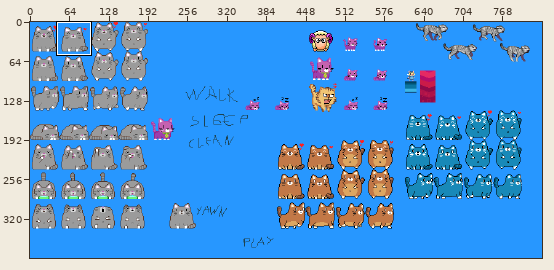
Sprite sheet: ClickDev.gmx/GFX/player.png. The first picture is a wide view before the edit; the outline marks the close-up.
Close-up. Earlier state:
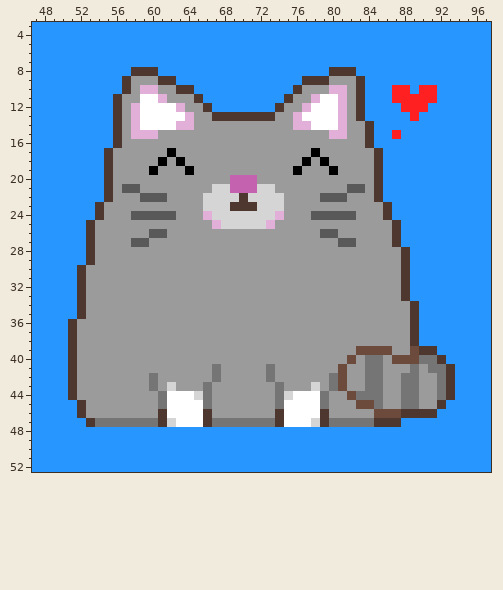
The file is 832x384 pixels. Colours within 5 levels of each other are drawn and written as one. Shown: x 47..97, y 3..52. The commit also changed other parts of the picture, which this record leaves out.
Once edited:
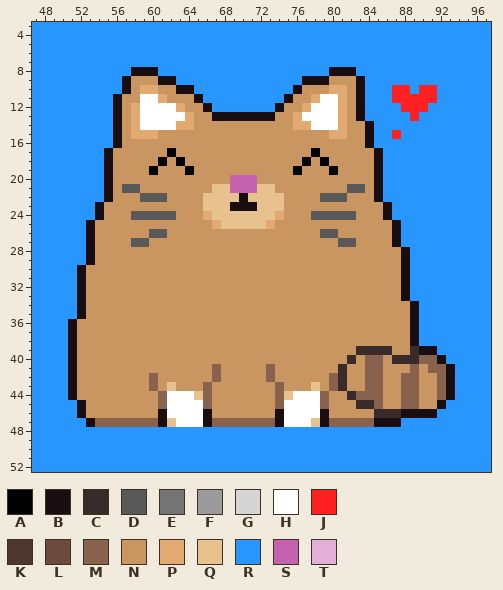
Palette (. is transparent): A #000000  B #180e12  C #392b2a  D #595959  E #757575  F #9b9b9b  G #d5d5d5  H #ffffff  J #ff2121  K #4e372e  L #6c4a3c  M #89624d  N #c99560  P #e2a971  Q #e8c28e  R #2797ff  S #c562b0  T #e1afd7
The edit:
@@ x 47..97 @@
  7 RRRRRRRRRRRRRRRRRRRRRRRRRRRRRRRRRRRRRRRRRRRRRRRRRRR
- 8 RRRRRRRRRRRKKKRRRRRRRRRRRRRRRRRRRKKKRRRRRRRRRRRRRRR
- 9 RRRRRRRRRRKFFFKKRRRRRRRRRRRRRRKKKFFFKRRRRRRRRRRRRRR
-10 RRRRRRRRRRKFTTFFKKRRRRRRRRRRRKFFFTTFKRRRJJRJJRRRRRR
-11 RRRRRRRRRKFFHHTFFFKRRRRRRRRRKFFTHHTFKRRRJJJJJRRRRRR
-12 RRRRRRRRRKFTHHHHTFFKRRRRRRRKFFTHHHTFKRRRRJJJRRRRRRR
-13 RRRRRRRRRKFTHHHHHTFFKKKKKKKFFTHHHHTFKRRRRRJRRRRRRRR
-14 RRRRRRRRRKFTHHHHTTFFFFFFFFFFFTTHHHTFFKRRRRRRRRRRRRR
-15 RRRRRRRRRKFTTTFFFFFFFFFFFFFFFFFFFTTFFKRRJRRRRRRRRRR
-16 RRRRRRRRRKFFFFFFFFFFFFFFFFFFFFFFFFFFFKRRRRRRRRRRRRR
-17 RRRRRRRRKFFFFFFAFFFFFFFFFFFFFFFAFFFFFFKRRRRRRRRRRRR
-18 RRRRRRRRKFFFFFAFAFFFFFFFFFFFFFAFAFFFFFKRRRRRRRRRRRR
-19 RRRRRRRRKFFFFAFFFAFFFFFFFFFFFAFFFAFFFFKRRRRRRRRRRRR
-20 RRRRRRRRKFFFFFFFFFFFFFSSSFFFFFFFFFFFFFKRRRRRRRRRRRR
-21 RRRRRRRRKFDDFFFFFFFFGGSSSGGFFFFFFFFDDFKRRRRRRRRRRRR
-22 RRRRRRRRKFFFDDDFFFFGGGGKGGGGFFFFDDDFFFKRRRRRRRRRRRR
-23 RRRRRRRKFFFFFFFFFFFGGGKKKGGGFFFFFFFFFFFKRRRRRRRRRRR
-24 RRRRRRRKFFFDDDDDFFFTGGGGGGGTFFFDDDDDFFFKRRRRRRRRRRR
-25 RRRRRRKFFFFFFFFFFFFFTGGGGGTFFFFFFFFFFFFFKRRRRRRRRRR
-26 RRRRRRKFFFFFFDDFFFFFFFFFFFFFFFFFDDFFFFFFKRRRRRRRRRR
-27 RRRRRRKFFFFDDFFFFFFFFFFFFFFFFFFFFFDDFFFFKRRRRRRRRRR
-28 RRRRRRKFFFFFFFFFFFFFFFFFFFFFFFFFFFFFFFFFFKRRRRRRRRR
-29 RRRRRRKFFFFFFFFFFFFFFFFFFFFFFFFFFFFFFFFFFKRRRRRRRRR
-30 RRRRRKFFFFFFFFFFFFFFFFFFFFFFFFFFFFFFFFFFFKRRRRRRRRR
-31 RRRRRKFFFFFFFFFFFFFFFFFFFFFFFFFFFFFFFFFFFKRRRRRRRRR
-32 RRRRRKFFFFFFFFFFFFFFFFFFFFFFFFFFFFFFFFFFFKRRRRRRRRR
-33 RRRRRKFFFFFFFFFFFFFFFFFFFFFFFFFFFFFFFFFFFKRRRRRRRRR
-34 RRRRRKFFFFFFFFFFFFFFFFFFFFFFFFFFFFFFFFFFFFKRRRRRRRR
-35 RRRRRKFFFFFFFFFFFFFFFFFFFFFFFFFFFFFFFFFFFFKRRRRRRRR
-36 RRRRKFFFFFFFFFFFFFFFFFFFFFFFFFFFFFFFFFFFFFKRRRRRRRR
-37 RRRRKFFFFFFFFFFFFFFFFFFFFFFFFFFFFFFFFFFFFFKRRRRRRRR
-38 RRRRKFFFFFFFFFFFFFFFFFFFFFFFFFFFFFFFFFFFFFKRRRRRRRR
-39 RRRRKFFFFFFFFFFFFFFFFFFFFFFFFFFFFFFFLLLLFFLKKRRRRRR
-40 RRRRKFFFFFFFFFFFFFFFFFFFFFFFFFFFFFFLFEEFLLLEEKRRRRR
-41 RRRRKFFFFFFFFFFFFFFFEFFFFFEFFFFFFFLFFEEFFFEFEEKRRRR
-42 RRRRKFFFFFFFFEFFFFFFEFFFFFEFFFFFFELFFEEFFEEFFEKRRRR
-43 RRRRKFFFFFFFFEFGFFFEFFFFFFFEFFFGFELFFEEFFEEFFEKRRRR
-44 RRRRKFFFFFFFFFEHHHGEFFFFFFFEGHHHEFFLEEEFFEEFFEKRRRR
-45 RRRRRKFFFFFFFFEHHHHEFFFFFFFEHHHHEFFFLLEFFEEFFKRRRRR
-46 RRRRRKFFFFFFFFKHHHHKFFFFFFFKHHHHKFFFFFLLLKKKKRRRRRR
-47 RRRRRRKEEEEEEEKGHHHKEEEEEEEKHHHGKEEEEEKKKRRRRRRRRRR
+ 8 RRRRRRRRRRRBBBRRRRRRRRRRRRRRRRRRRBBBRRRRRRRRRRRRRRR
+ 9 RRRRRRRRRRBNNNBBRRRRRRRRRRRRRRBBBNNNBRRRRRRRRRRRRRR
+10 RRRRRRRRRRBNPPNNBBRRRRRRRRRRRBNNNPPNBRRRJJRJJRRRRRR
+11 RRRRRRRRRBNNHHPNNNBRRRRRRRRRBNNPHHPNBRRRJJJJJRRRRRR
+12 RRRRRRRRRBNPHHHHPNNBRRRRRRRBNNPHHHPNBRRRRJJJRRRRRRR
+13 RRRRRRRRRBNPHHHHHPNNBBBBBBBNNPHHHHPNBRRRRRJRRRRRRRR
+14 RRRRRRRRRBNPHHHHPPNNNNNNNNNNNPPHHHPNNBRRRRRRRRRRRRR
+15 RRRRRRRRRBNPPPNNNNNNNNNNNNNNNNNNNPPNNBRRJRRRRRRRRRR
+16 RRRRRRRRRBNNNNNNNNNNNNNNNNNNNNNNNNNNNBRRRRRRRRRRRRR
+17 RRRRRRRRBNNNNNNANNNNNNNNNNNNNNNANNNNNNBRRRRRRRRRRRR
+18 RRRRRRRRBNNNNNANANNNNNNNNNNNNNANANNNNNBRRRRRRRRRRRR
+19 RRRRRRRRBNNNNANNNANNNNNNNNNNNANNNANNNNBRRRRRRRRRRRR
+20 RRRRRRRRBNNNNNNNNNNNNNSSSNNNNNNNNNNNNNBRRRRRRRRRRRR
+21 RRRRRRRRBNDDNNNNNNNNQQSSSQQNNNNNNNNDDNBRRRRRRRRRRRR
+22 RRRRRRRRBNNNDDDNNNNQQQQBQQQQNNNNDDDNNNBRRRRRRRRRRRR
+23 RRRRRRRBNNNNNNNNNNNQQQBBBQQQNNNNNNNNNNNBRRRRRRRRRRR
+24 RRRRRRRBNNNDDDDDNNNPQQQQQQQPNNNDDDDDNNNBRRRRRRRRRRR
+25 RRRRRRBNNNNNNNNNNNNNPQQQQQPNNNNNNNNNNNNNBRRRRRRRRRR
+26 RRRRRRBNNNNNNDDNNNNNNNNNNNNNNNNNDDNNNNNNBRRRRRRRRRR
+27 RRRRRRBNNNNDDNNNNNNNNNNNNNNNNNNNNNDDNNNNBRRRRRRRRRR
+28 RRRRRRBNNNNNNNNNNNNNNNNNNNNNNNNNNNNNNNNNNBRRRRRRRRR
+29 RRRRRRBNNNNNNNNNNNNNNNNNNNNNNNNNNNNNNNNNNBRRRRRRRRR
+30 RRRRRBNNNNNNNNNNNNNNNNNNNNNNNNNNNNNNNNNNNBRRRRRRRRR
+31 RRRRRBNNNNNNNNNNNNNNNNNNNNNNNNNNNNNNNNNNNBRRRRRRRRR
+32 RRRRRBNNNNNNNNNNNNNNNNNNNNNNNNNNNNNNNNNNNBRRRRRRRRR
+33 RRRRRBNNNNNNNNNNNNNNNNNNNNNNNNNNNNNNNNNNNBRRRRRRRRR
+34 RRRRRBNNNNNNNNNNNNNNNNNNNNNNNNNNNNNNNNNNNNBRRRRRRRR
+35 RRRRRBNNNNNNNNNNNNNNNNNNNNNNNNNNNNNNNNNNNNBRRRRRRRR
+36 RRRRBNNNNNNNNNNNNNNNNNNNNNNNNNNNNNNNNNNNNNBRRRRRRRR
+37 RRRRBNNNNNNNNNNNNNNNNNNNNNNNNNNNNNNNNNNNNNBRRRRRRRR
+38 RRRRBNNNNNNNNNNNNNNNNNNNNNNNNNNNNNNNNNNNNNBRRRRRRRR
+39 RRRRBNNNNNNNNNNNNNNNNNNNNNNNNNNNNNNNCCCCNNCBBRRRRRR
+40 RRRRBNNNNNNNNNNNNNNNNNNNNNNNNNNNNNNCNMMNCCCMMBRRRRR
+41 RRRRBNNNNNNNNNNNNNNNMNNNNNMNNNNNNNCNNMMNNNMNMMBRRRR
+42 RRRRBNNNNNNNNMNNNNNNMNNNNNMNNNNNNMCNNMMNNMMNNMBRRRR
+43 RRRRBNNNNNNNNMNQNNNMNNNNNNNMNNNQNMCNNMMNNMMNNMBRRRR
+44 RRRRBNNNNNNNNNMHHHQMNNNNNNNMQHHHMNNCMMMNNMMNNMBRRRR
+45 RRRRRBNNNNNNNNMHHHHMNNNNNNNMHHHHMNNNCCMNNMMNNBRRRRR
+46 RRRRRBNNNNNNNNBHHHHBNNNNNNNBHHHHBNNNNNCCCBBBBRRRRRR
+47 RRRRRRBMMMMMMMBQHHHBMMMMMMMBHHHQBMMMMMBBBRRRRRRRRRR
 48 RRRRRRRRRRRRRRRRRRRRRRRRRRRRRRRRRRRRRRRRRRRRRRRRRRR
Pixel boxes of the changes (left, top, right, bottom) in both close-ups:
changed: (68, 67, 455, 427)
